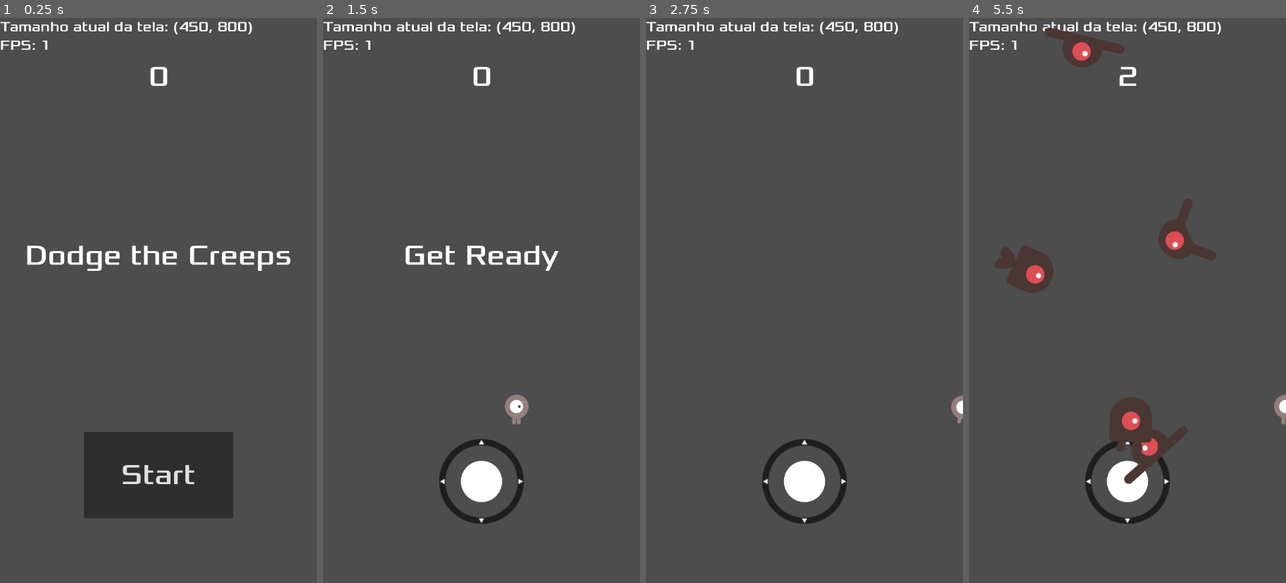
Above: before the commit, frames 1-4 (left to right).
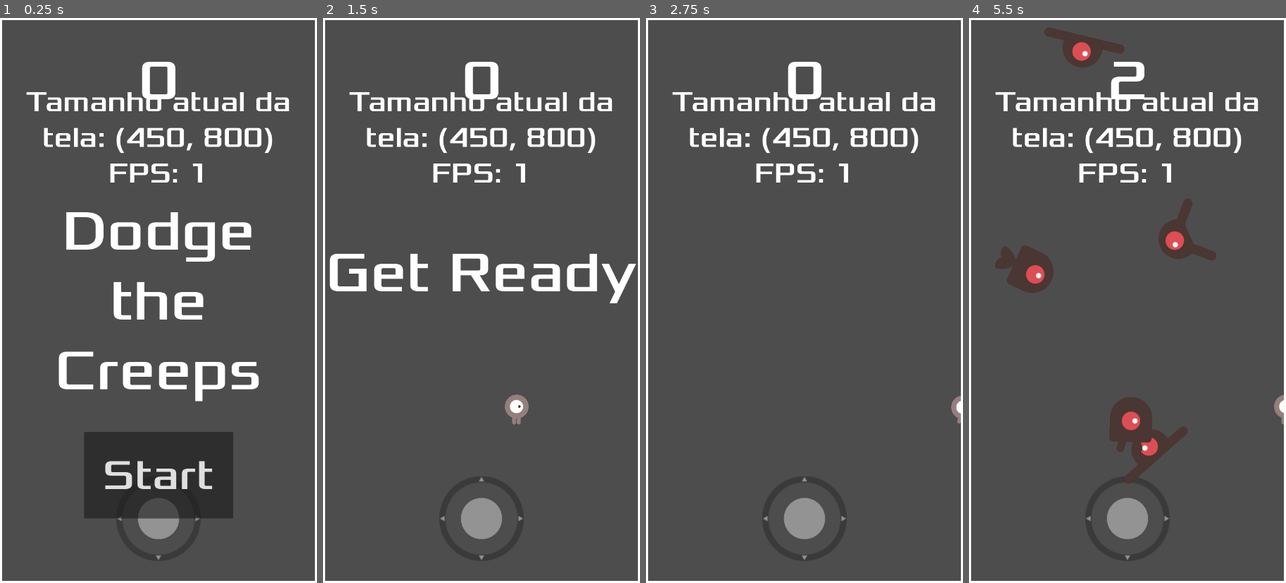
Above: after the commit, the same moments.

Repository: YakumaKuramy/Dodge-the-Creeps
Game: Godot game, scene res://scenes/system/main.tscn
Two runs of this game, one before a commit and one after it. Both use one fixed random seed, a clock stepped at 60 frames per second and the inputs below.
Inputs (mouse positions are in pixels of both pictures, inside the frame that each line leads up to):
- Up to frame 1 (0.25 s): no input
- Up to frame 2 (1.5 s): click "Start" at 0.5 s; tap Enter at 1.25 s; move the mouse to (551, 272) at 1.27 s; hold Right (ui_right) from 1.28 s (still down); click (551, 272) at 1.42 s
- Up to frame 3 (2.75 s): release Right (ui_right) at 2 s; drag from (741, 328) to (928, 407) at 2.02 s
- Up to frame 4 (5.5 s): move the mouse to (1159, 176) at 2.77 s; hold Right (ui_right) 2.78-3.5 s; click (1159, 176) at 2.92 s; drag from (1111, 413) to (1032, 215) at 3.52 s; move the mouse to (1222, 385) at 4.27 s; hold Left (ui_left) 4.28-5 s; click (1222, 385) at 4.42 s; drag from (1032, 215) to (1079, 159) at 5.02 s

The runs differ from the first frame. In frame 1, 13% of the frame differs, in the area x 0-100%, y 0-100%; in frame 2, 11%; in frame 3, 8.1%; in frame 4, 7.7%.

Commit message:
UpdAate
Testes e exports

Diff:
--- a/scenes/resource/debug.tscn
+++ b/scenes/resource/debug.tscn
@@ -5,7 +5,7 @@
 
 [sub_resource type="LabelSettings" id="LabelSettings_gxg77"]
 font = ExtResource("1_ungei")
-font_size = 32
+font_size = 64
 
 [node name="debug" type="Control"]
 layout_mode = 3
@@ -14,12 +14,21 @@
 anchor_bottom = 1.0
 grow_horizontal = 2
 grow_vertical = 2
+mouse_filter = 2
 script = ExtResource("1_phf7l")
 
 [node name="label" type="Label" parent="."]
 layout_mode = 1
-anchors_preset = 10
+anchors_preset = -1
+anchor_top = 0.15
 anchor_right = 1.0
-offset_bottom = 39.0
+anchor_bottom = 0.274
+offset_bottom = 0.279968
 grow_horizontal = 2
+grow_vertical = 2
+text = "Random text
+Random text"
 label_settings = SubResource("LabelSettings_gxg77")
+horizontal_alignment = 1
+vertical_alignment = 1
+autowrap_mode = 2
--- a/scenes/system/hud.tscn
+++ b/scenes/system/hud.tscn
@@ -1,28 +1,29 @@
-[gd_scene load_steps=5 format=3 uid="uid://b7cn304r2q364"]
+[gd_scene load_steps=6 format=3 uid="uid://b7cn304r2q364"]
 
 [ext_resource type="Script" path="res://scripts/system/hud.gd" id="1_scjrh"]
 [ext_resource type="FontFile" uid="uid://dkc7e5nmfwbsq" path="res://assets/fonts/Xolonium-Regular.ttf" id="1_vk8yg"]
+[ext_resource type="PackedScene" uid="uid://42wgt4dtawji" path="res://scenes/resource/debug.tscn" id="3_t4l5e"]
 
 [sub_resource type="LabelSettings" id="LabelSettings_kxjgy"]
 font = ExtResource("1_vk8yg")
-font_size = 64
+font_size = 128
 
 [sub_resource type="LabelSettings" id="LabelSettings_s3dux"]
 font = ExtResource("1_vk8yg")
-font_size = 64
+font_size = 128
 
 [node name="hud" type="CanvasLayer"]
 script = ExtResource("1_scjrh")
 
 [node name="lbl_score" type="Label" parent="."]
 anchors_preset = -1
-anchor_left = 0.454
-anchor_right = 0.547
-anchor_bottom = 0.108
-offset_left = 0.0799866
-offset_top = 64.0
-offset_right = 0.439972
-offset_bottom = 64.24
+anchor_left = 0.437
+anchor_top = 0.05
+anchor_right = 0.564
+anchor_bottom = 0.171
+offset_left = 0.359985
+offset_right = -0.0800171
+offset_bottom = 0.119995
 grow_horizontal = 2
 text = "0"
 label_settings = SubResource("LabelSettings_kxjgy")
@@ -31,11 +32,11 @@
 
 [node name="lbl_message" type="Label" parent="."]
 anchors_preset = -1
-anchor_top = 0.39
+anchor_top = 0.316
 anchor_right = 1.0
-anchor_bottom = 0.61
-offset_top = -0.300018
-offset_bottom = 0.299988
+anchor_bottom = 0.684
+offset_top = 94.42
+offset_bottom = -94.42
 grow_horizontal = 2
 grow_vertical = 2
 text = "Dodge the Creeps"
@@ -56,12 +57,14 @@
 grow_horizontal = 2
 grow_vertical = 0
 theme_override_fonts/font = ExtResource("1_vk8yg")
-theme_override_font_sizes/font_size = 64
+theme_override_font_sizes/font_size = 96
 text = "Start"
 
 [node name="timer_message" type="Timer" parent="."]
 wait_time = 2.0
 one_shot = true
 
+[node name="debug" parent="." instance=ExtResource("3_t4l5e")]
+
 [connection signal="pressed" from="button_start" to="." method="_on_button_start_pressed"]
 [connection signal="timeout" from="timer_message" to="." method="_on_timer_message_timeout"]
--- a/scenes/system/main.tscn
+++ b/scenes/system/main.tscn
@@ -39,12 +39,15 @@
 
 [node name="path_follow" type="PathFollow2D" parent="path_spawn_mobs"]
 
+[node name="line" type="Line2D" parent="path_spawn_mobs"]
+points = PackedVector2Array(720, 0, 0, 0, 0, 1280, 720, 1280, 720, 0)
+
 [node name="start_position" type="Marker2D" parent="."]
 position = Vector2(360, 887)
 
 [node name="VirtualJoystick" type="Node2D" parent="."]
-visible = false
-position = Vector2(360, 1050)
+modulate = Color(1, 1, 1, 0.392157)
+position = Vector2(360, 1134)
 scale = Vector2(1.5, 1.5)
 script = ExtResource("4_fr3uf")
 
--- a/scripts/characters/player/player.gd
+++ b/scripts/characters/player/player.gd
@@ -43,7 +43,6 @@
 		animation.flip_v = velocity.y > 0
 
 
-
 func start(pos: Vector2) -> void:
 	position = pos
 	show()
Not shown, changed: addons/virtual_joystick/scripts/virtual_joystick.gd
Not shown, changed: export_presets.cfg
